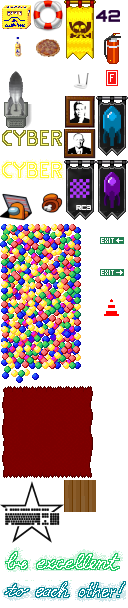
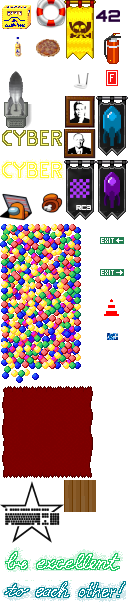
Comparing the layer stacks of the two w=128, h=608 images. Changes:
added layer "first-aid-kit" above "rettungsring" over [107, 333, 118, 340]
painted on "rettungsring" over [32, 0, 67, 32]
